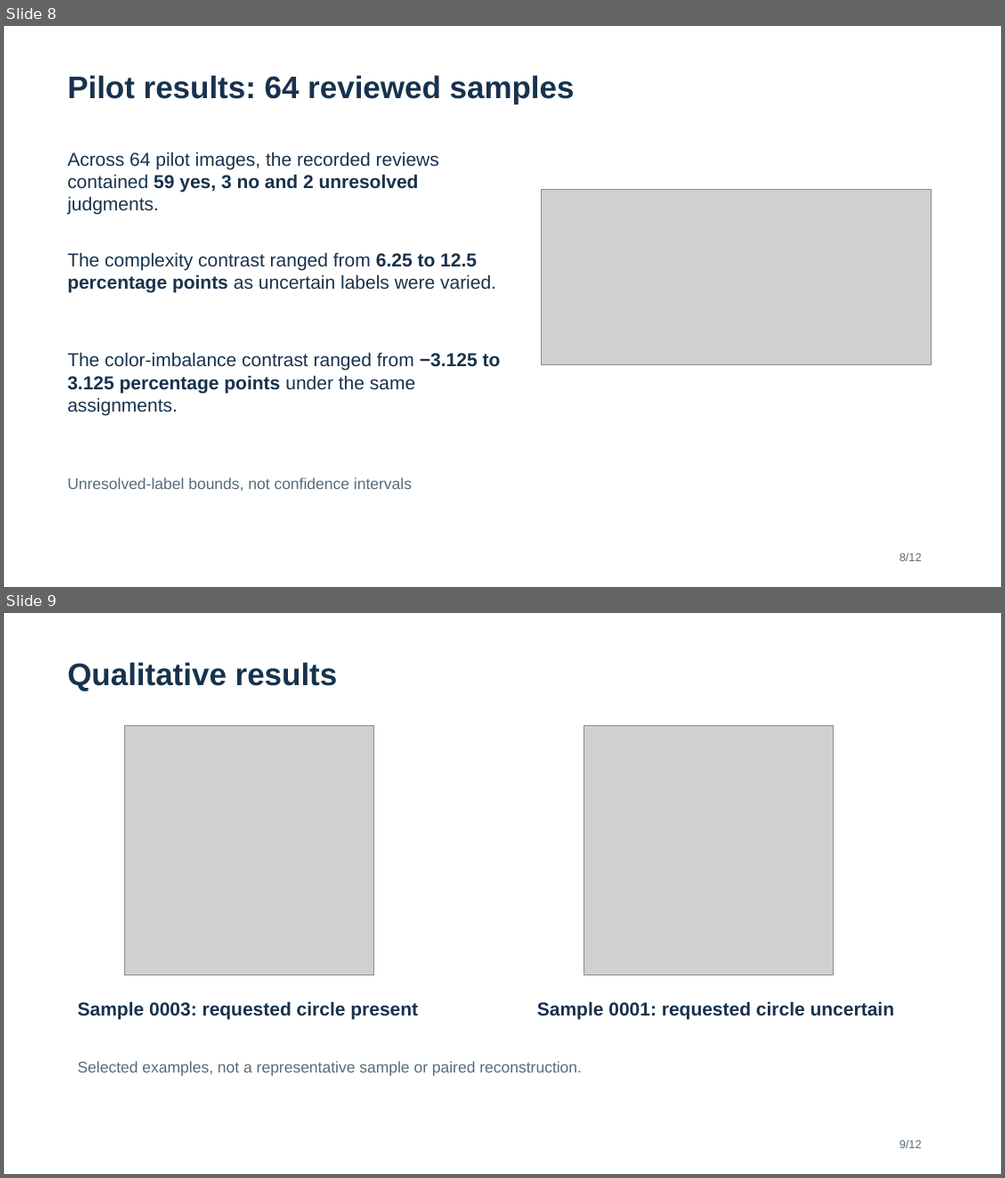
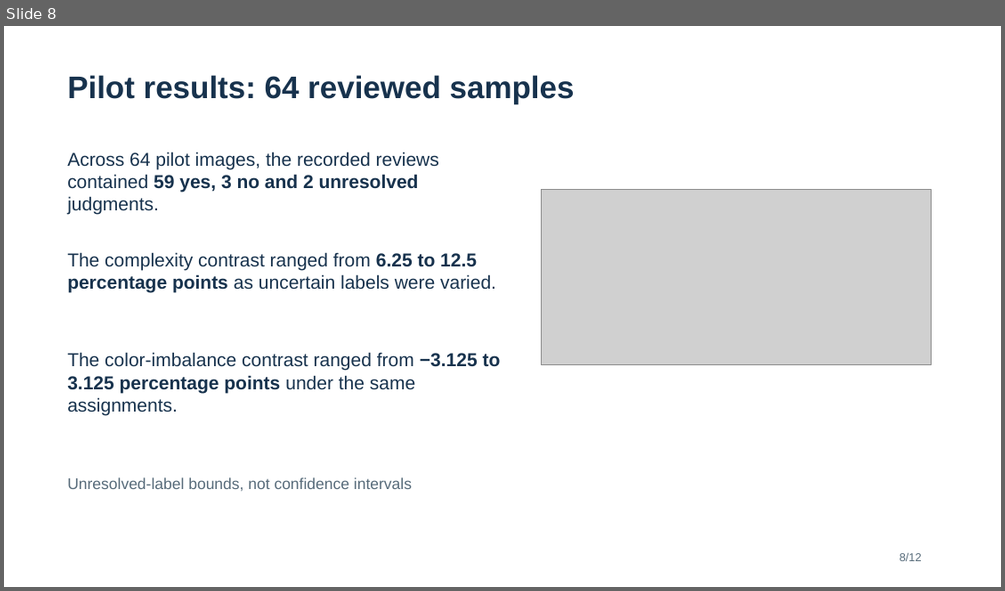
Before and after one commit to Space-Dev0/muadib, a slide deck: presentation/powerpoint/which-exposure-matters-submission-guide.pptx. Shown one above the other, each under a label of ours: slides 8 and 9 before the commit, slide 8 after it. The pictures are 1005x1178 and 1005x591 pixels, drawn with LibreOffice and Linux fonts; fonts in the diff are those of the drawing; grey boxes stand for pictures. Boxes give left, top, right and bottom in pixels: in the first picture for what was removed or moved away, otherwise in the second. Text is boxed around its words. In the diff, an @@ line names an element or a change of style, - is before the commit and + after.

```diff
--- a/presentation/powerpoint/which-exposure-matters-submission-guide.pptx
+++ b/presentation/powerpoint/which-exposure-matters-submission-guide.pptx
@@ slide 9 removed at box(4, 613, 1001, 1174), background #FFFFFF @@
@@ text removed at box(67, 662, 338, 690) @@
-Qualitative results
@@ picture removed at box(124, 726, 373, 975) @@
@@ picture removed at box(584, 726, 833, 975) @@
@@ text removed at box(78, 1001, 418, 1019) @@
-Sample 0003: requested circle present
@@ text removed at box(537, 1001, 894, 1019) @@
-Sample 0001: requested circle uncertain
@@ text removed at box(78, 1061, 582, 1076) @@
-Selected examples, not a representative sample or paired reconstruction.
@@ text removed at box(899, 1140, 922, 1148) @@
-9/12
```
Also in this commit, not shown: 1 slide changed, 1 slide added, 4 other files.
